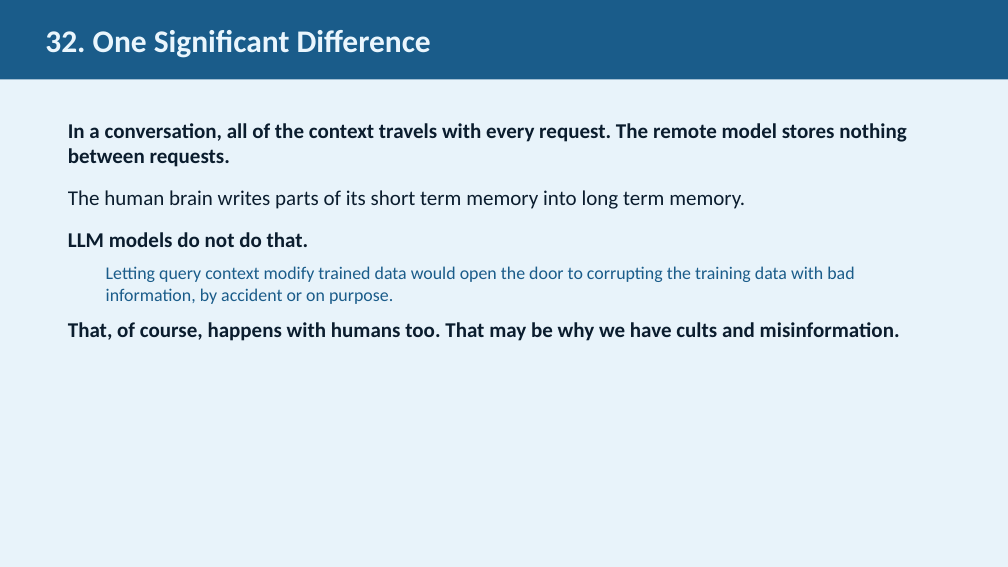
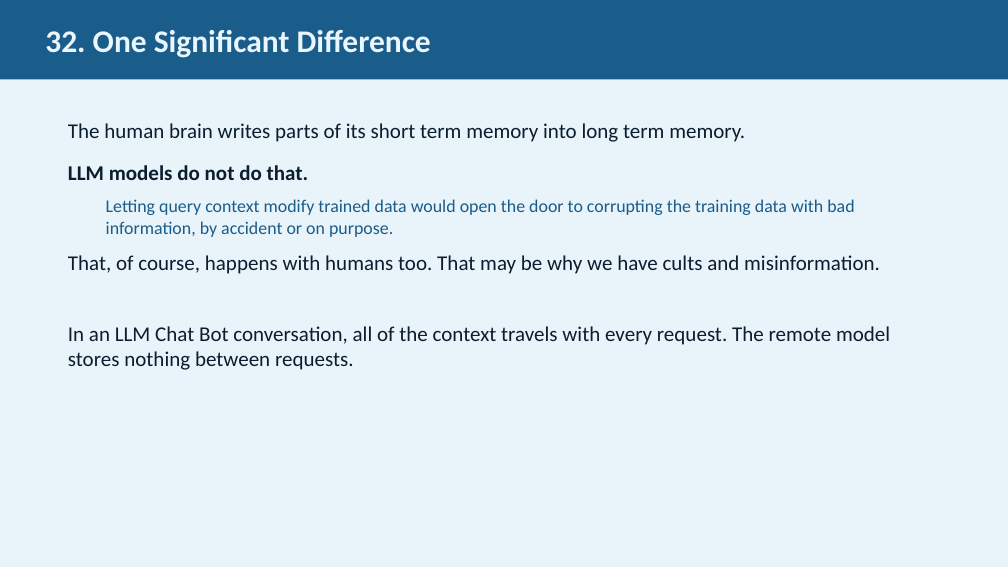
Before and after one commit to JimFawcett/NewSite, a slide deck: slide 32 of AI Presentation 2026/AI_Presentation.pptx. Drawn at 1008x567 pixels with LibreOffice and Linux fonts; fonts in the diff are those of the drawing. Boxes give left, top, right and bottom in pixels: in the first picture for what was removed or moved away, otherwise in the second. Text is boxed around its words. In the diff, an @@ line names an element or a change of style, - is before the commit and + after.

```diff
--- a/AI Presentation 2026/AI_Presentation.pptx
+++ b/AI Presentation 2026/AI_Presentation.pptx
@@ text at [68,123,907,167]: paragraph removed @@
-In a conversation, all of the context travels with every request. The remote model stores nothing between requests.
@@ text at [68,255,880,274]: bold off in "That, of course, happens with humans too. ..." @@
@@ text at [68,326,890,370]: paragraph added @@
+In an LLM Chat Bot conversation, all of the context travels with every request. The remote model stores nothing between requests.
```
Also in this commit, not shown: 2 other slides changed, 1 other file.
